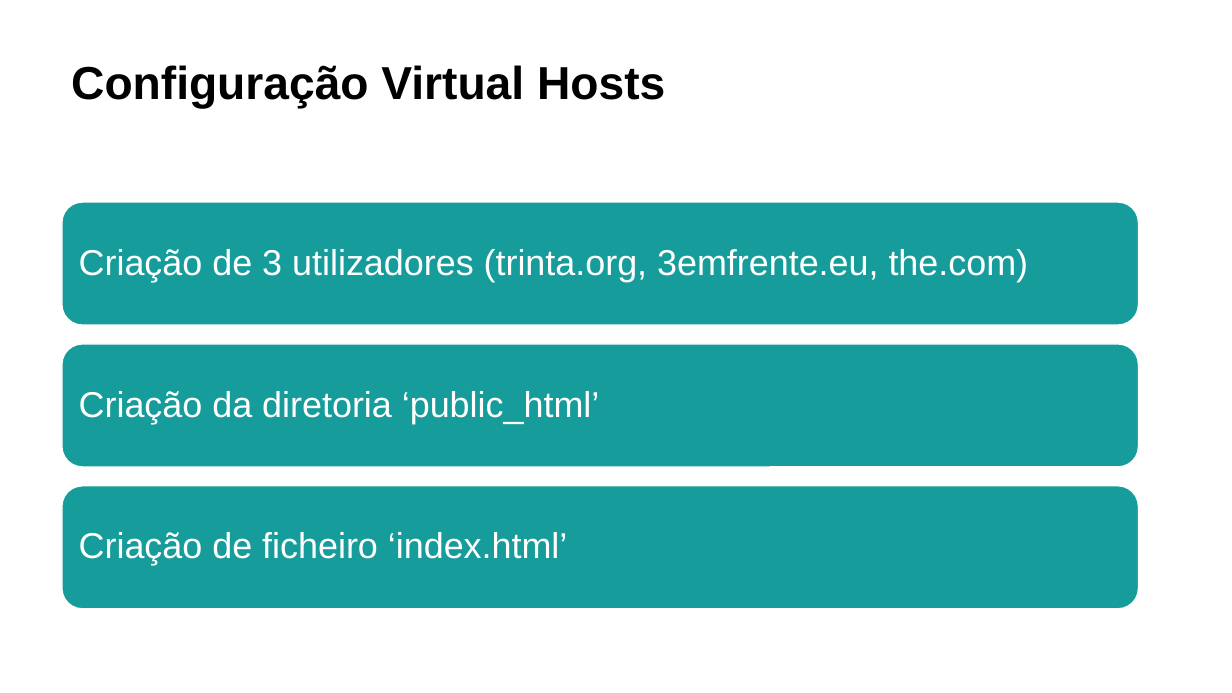
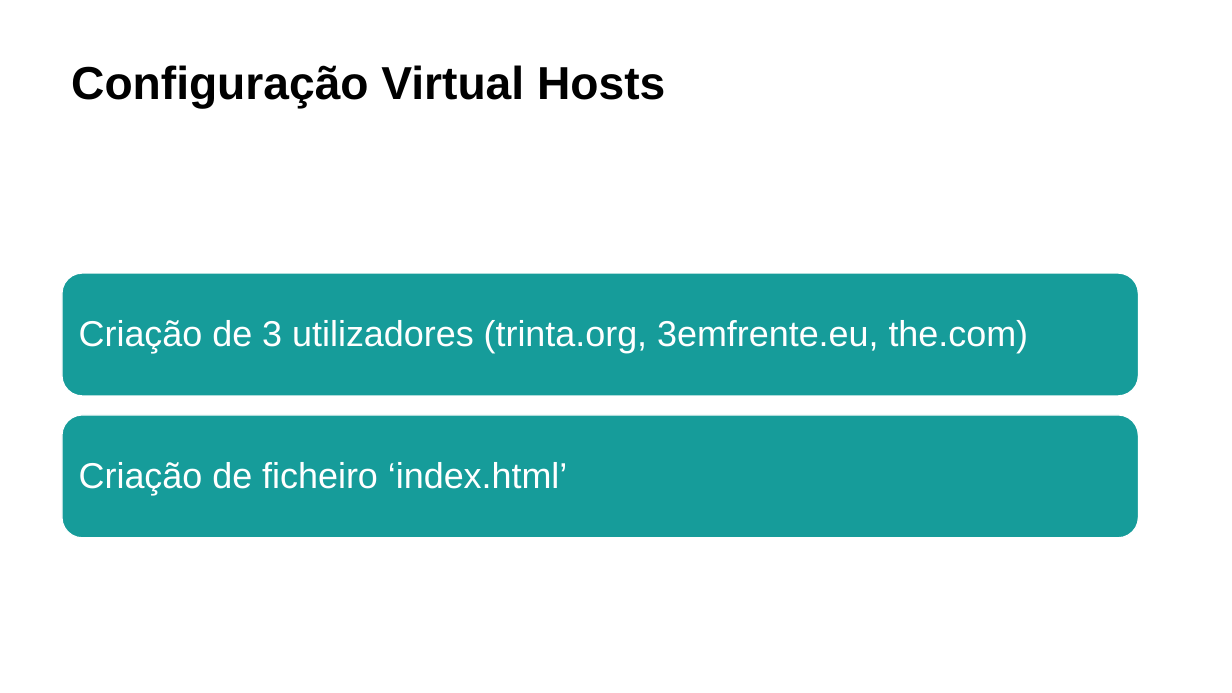
Before and after one commit to MartinhoCaeiro/WAF-Guide, a slide deck: slide 9 of Presentation/SlidesApresentaçãoProjeto.pptx. Drawn at 1232x693 pixels with LibreOffice and Linux fonts; fonts in the diff are those of the drawing. Boxes give left, top, right and bottom in pixels: in the first picture for what was removed or moved away, otherwise in the second. Text is boxed around its words. In the diff, an @@ line names an element or a change of style, - is before the commit and + after.

Commit message:
Virtual Hosts finalmente funcionais, atualização de relatório e powerpoint

```diff
--- a/Presentation/SlidesApresentaçãoProjeto.pptx
+++ b/Presentation/SlidesApresentaçãoProjeto.pptx
@@ 2 rounded rectangles, 1 text: place and size @@
-2 rounded rectangles, 1 text at box(62, 202, 1139, 467)
+2 rounded rectangles, 1 text at box(62, 273, 1139, 538)
@@ text removed at box(79, 391, 600, 424) @@
-Criação da diretoria ‘public_html’
@@ text "Criação de ficheiro ‘index.html’": place and size @@
-text "Criação de ficheiro ‘index.html’" at box(79, 532, 568, 565)
+text "Criação de ficheiro ‘index.html’" at box(79, 462, 568, 495)
@@ rounded rectangle removed at box(62, 486, 1139, 609) @@
```
Also in this commit, not shown: 3 other slides changed, 14 other files.
